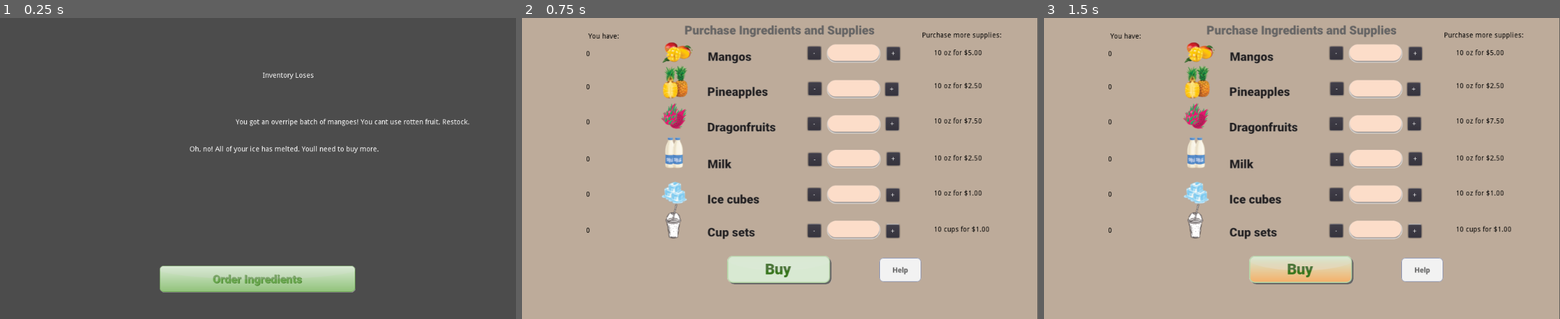
Above: before the commit, frames 1-3 (left to right).
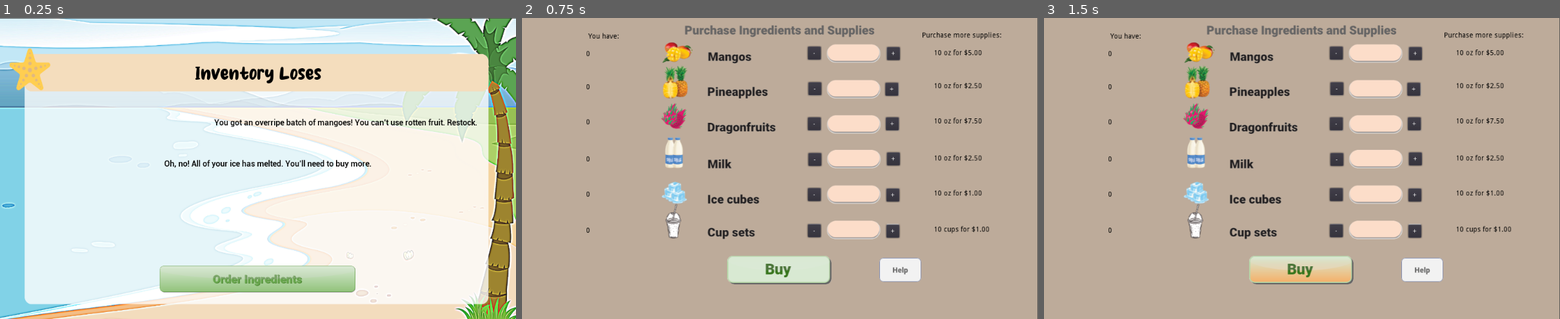
Above: after the commit, the same moments.

Repository: thepriscillawang/SMOOthies
Game: Godot game, scene res://Scenes/IngredientsEvent.tscn
The game is run twice, just before and just after one commit, with the same random seed, the same clock (stepped at 60 frames per second) and the same inputs. This scene is started directly instead of the project's main scene. Sound files missing from this copy of the repository are replaced by a short silence.
Inputs (mouse positions are in pixels of both pictures, inside the frame that each line leads up to):
- Up to frame 1 (0.25 s): no input
- Up to frame 2 (0.75 s): click (780, 279) at 0.5 s
- Up to frame 3 (1.5 s): click (1302, 270) at 1.25 s

The runs differ from the first frame. In frame 1, 96% of the frame differs, in the area x 0-100%, y 0-100%; in frame 2, nothing differs; in frame 3, nothing differs.
Error in both runs: Invalid operands 'Nil' and 'int' in operator '+'. (res://Scenes/Ingredients.gd:29)

Commit message:
Updated simulation scene

Diff:
--- a/src/SMOOthies/Scenes/IngredientsEvent.tscn
+++ b/src/SMOOthies/Scenes/IngredientsEvent.tscn
@@ -1,15 +1,36 @@
-[gd_scene load_steps=4 format=2]
+[gd_scene load_steps=10 format=2]
 
 [ext_resource path="res://Scenes/IngredientsEvent.gd" type="Script" id=1]
 [ext_resource path="res://images/button_order-ingredients.png" type="Texture" id=2]
 [ext_resource path="res://images/button_order-ingredients_hover.png" type="Texture" id=3]
+[ext_resource path="res://images/IntroBKG1024_r.png" type="Texture" id=4]
+[ext_resource path="res://fonts/roboto/Roboto-Medium.ttf" type="DynamicFontData" id=5]
+[ext_resource path="res://fonts/milky_coffee/Milky Coffee.otf" type="DynamicFontData" id=6]
+
+[sub_resource type="DynamicFont" id=1]
+size = 34
+font_data = ExtResource( 6 )
+
+[sub_resource type="DynamicFont" id=2]
+font_data = ExtResource( 5 )
+
+[sub_resource type="DynamicFont" id=3]
+font_data = ExtResource( 5 )
 
 [node name="IngredientsEvent" type="Node2D"]
 position = Vector2( 9, -8 )
 script = ExtResource( 1 )
 __meta__ = {
+"_edit_horizontal_guides_": [ 0.0 ],
 "_edit_vertical_guides_": [ 512.0 ]
 }
+
+[node name="IngredientsEventBKG" type="TextureRect" parent="."]
+margin_left = -9.0
+margin_top = 9.0
+margin_right = 1015.0
+margin_bottom = 609.0
+texture = ExtResource( 4 )
 
 [node name="OrderIngredientsButton" type="TextureButton" parent="."]
 margin_left = 308.0
@@ -22,24 +43,32 @@
 texture_hover = ExtResource( 3 )
 
 [node name="Title" type="Label" parent="."]
-margin_left = 512.0
-margin_top = 116.0
-margin_right = 888.0
-margin_bottom = 130.0
+margin_left = 316.0
+margin_top = 103.0
+margin_right = 692.0
+margin_bottom = 140.0
+custom_colors/font_color = Color( 0, 0, 0, 1 )
+custom_fonts/font = SubResource( 1 )
 text = "Inventory Loses"
+align = 1
+valign = 1
 
 [node name="IngredientsEventLabel" type="Label" parent="."]
-margin_left = 459.0
-margin_top = 209.0
-margin_right = 641.0
-margin_bottom = 223.0
+margin_left = 416.0
+margin_top = 207.0
+margin_right = 598.0
+margin_bottom = 221.0
+custom_colors/font_color = Color( 0, 0, 0, 1 )
+custom_fonts/font = SubResource( 2 )
 text = "Ingredient event added here"
 
 [node name="Ice Melt" type="Label" parent="."]
-margin_left = 367.0
-margin_top = 263.0
-margin_right = 743.0
-margin_bottom = 277.0
+margin_left = 317.0
+margin_top = 289.0
+margin_right = 693.0
+margin_bottom = 303.0
+custom_colors/font_color = Color( 0, 0, 0, 1 )
+custom_fonts/font = SubResource( 3 )
 text = "Oh, no! All of your ice has melted. You’ll need to buy more."
 
 [connection signal="pressed" from="OrderIngredientsButton" to="." method="_on_OrderIngredientsButton_pressed"]
--- a/src/SMOOthies/Scenes/Simulation.tscn
+++ b/src/SMOOthies/Scenes/Simulation.tscn
@@ -1,10 +1,24 @@
-[gd_scene load_steps=6 format=2]
+[gd_scene load_steps=10 format=2]
 
 [ext_resource path="res://Scenes/Simulation.gd" type="Script" id=1]
 [ext_resource path="res://images/BusinessBKG.png" type="Texture" id=2]
 [ext_resource path="res://images/button_fast-forward_pressed.png" type="Texture" id=3]
 [ext_resource path="res://images/button_fast-forward.png" type="Texture" id=4]
 [ext_resource path="res://images/button_fast-forward_hover.png" type="Texture" id=5]
+[ext_resource path="res://fonts/hunters/Hunters.otf" type="DynamicFontData" id=6]
+[ext_resource path="res://fonts/batuphat_script/Batuphat Script.otf" type="DynamicFontData" id=7]
+
+[sub_resource type="DynamicFont" id=1]
+size = 72
+outline_size = 2
+outline_color = Color( 0.486275, 0.666667, 0.898039, 1 )
+font_data = ExtResource( 7 )
+
+[sub_resource type="DynamicFont" id=2]
+size = 64
+outline_size = 1
+outline_color = Color( 0.392157, 0.0235294, 0.0235294, 1 )
+font_data = ExtResource( 6 )
 
 [node name="Simulation" type="Node2D"]
 position = Vector2( 0, -1 )
@@ -28,4 +42,26 @@
 texture_pressed = ExtResource( 3 )
 texture_hover = ExtResource( 5 )
 
+[node name="SMOOthies" type="Label" parent="."]
+margin_left = 327.0
+margin_top = 107.0
+margin_right = 700.0
+margin_bottom = 196.0
+custom_colors/font_color = Color( 0.243137, 0.862745, 0.972549, 1 )
+custom_fonts/font = SubResource( 1 )
+text = "SMOOthies"
+align = 1
+valign = 1
+
+[node name="Label" type="Label" parent="."]
+margin_left = 434.0
+margin_top = 464.0
+margin_right = 591.0
+margin_bottom = 532.0
+custom_colors/font_color = Color( 0.952941, 0.564706, 0.564706, 1 )
+custom_fonts/font = SubResource( 2 )
+text = "Tropical"
+align = 1
+valign = 1
+
 [connection signal="pressed" from="FastForwardButton" to="." method="_on_FastForwardButton_pressed"]
